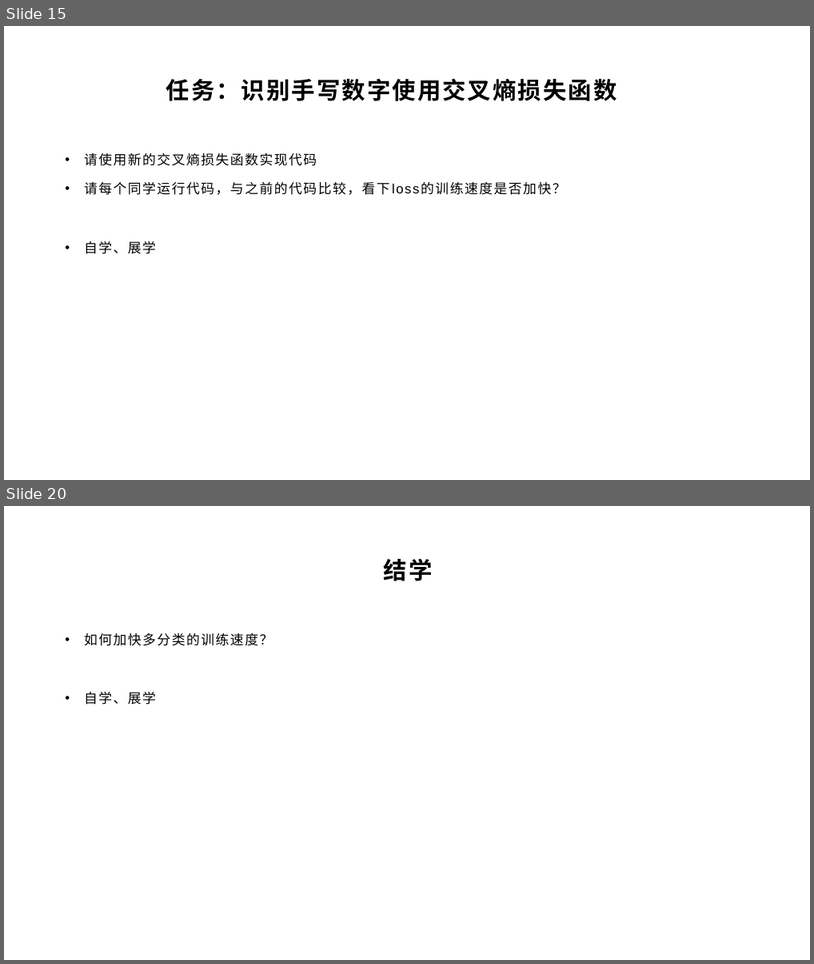
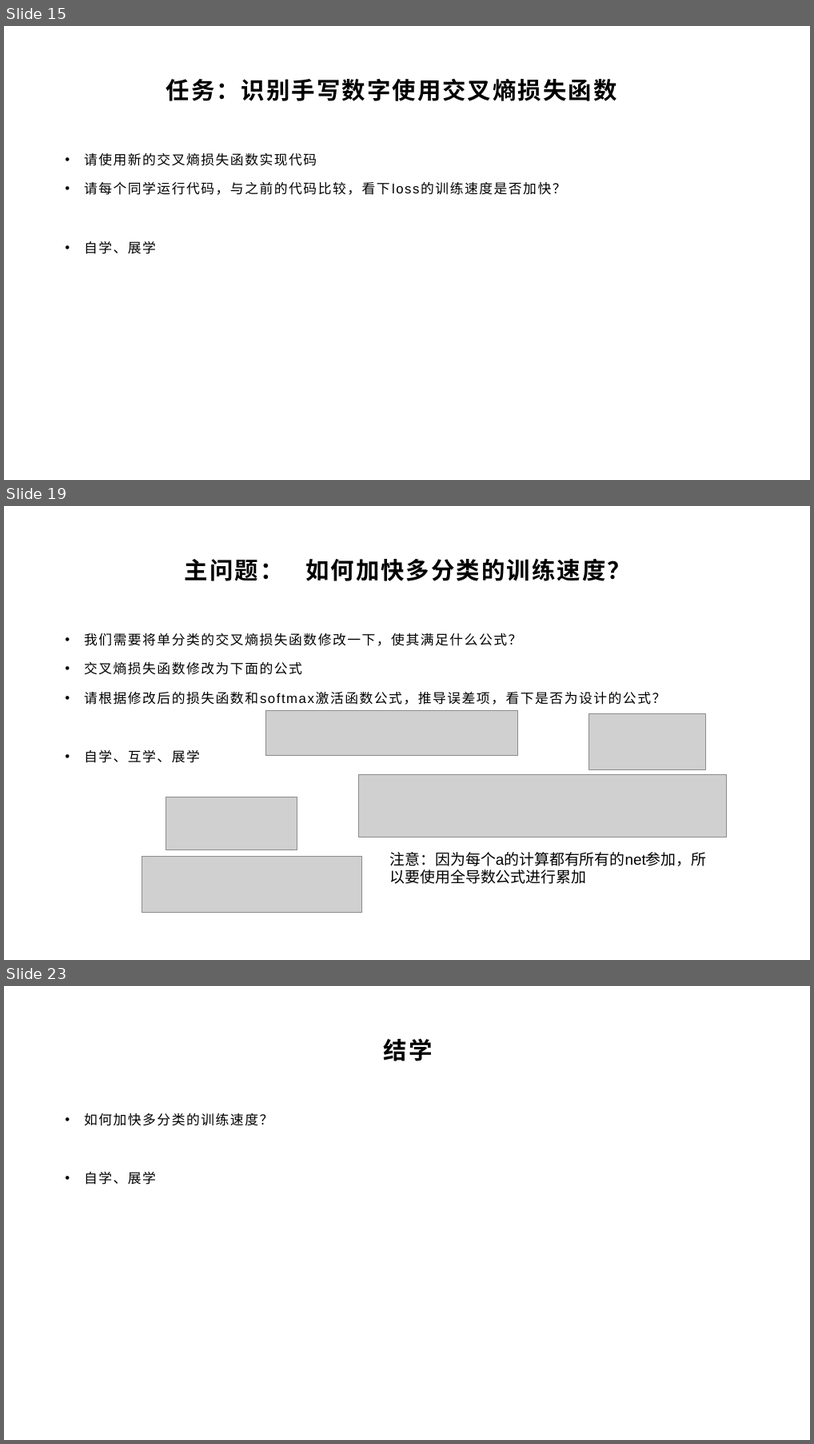
Before and after one commit to yyc-git/DeepLearningEdu, a slide deck: lessons/6_softmax/ppt/使用交叉熵损失函数和Softmax激活函数.pptx. Shown one above the other, each under a label of ours: slides 15 and 20 before the commit, slides 15, 19 and 23 after it; the slides between them are not shown. The pictures are 814x964 and 814x1444 pixels, drawn with LibreOffice and Linux fonts; fonts in the diff are those of the drawing; grey boxes stand for pictures; background and template pictures are left out. Boxes give left, top, right and bottom in pixels: in the first picture for what was removed or moved away, otherwise in the second. Text is boxed around its words. In the diff, an @@ line names an element or a change of style, - is before the commit and + after.

```diff
--- a/lessons/6_softmax/ppt/使用交叉熵损失函数和Softmax激活函数.pptx
+++ b/lessons/6_softmax/ppt/使用交叉熵损失函数和Softmax激活函数.pptx
@@ slide 19 added at [4, 506, 810, 960], background picture (left out) @@
@@ title added at [185, 559, 631, 581], 28 pt, text #000000, bold @@
+主问题： 如何加快多分类的训练速度？
@@ text added at [84, 633, 666, 763], 16 pt, text #000000 @@
+• 我们需要将单分类的交叉熵损失函数修改一下，使其满足什么公式？
+• 交叉熵损失函数修改为下面的公式
+• 请根据修改后的损失函数和softmax激活函数公式，推导误差项，看下是否为设计的公式？
+• 自学、互学、展学
@@ picture added at [266, 711, 518, 756] @@
@@ picture added at [589, 713, 706, 770] @@
@@ picture added at [359, 775, 727, 837] @@
@@ picture added at [166, 797, 298, 850] @@
@@ picture added at [142, 856, 362, 912] @@
@@ text added at [390, 852, 707, 884], 18 pt, text #000000 @@
+注意：因为每个a的计算都有所有的net参加，所以要使用全导数公式进行累加
@@ what was slide 20 is now slide 23 @@
```
Also in this commit, not shown: 4 slides changed, 3 other slides added, 1 slide removed.
